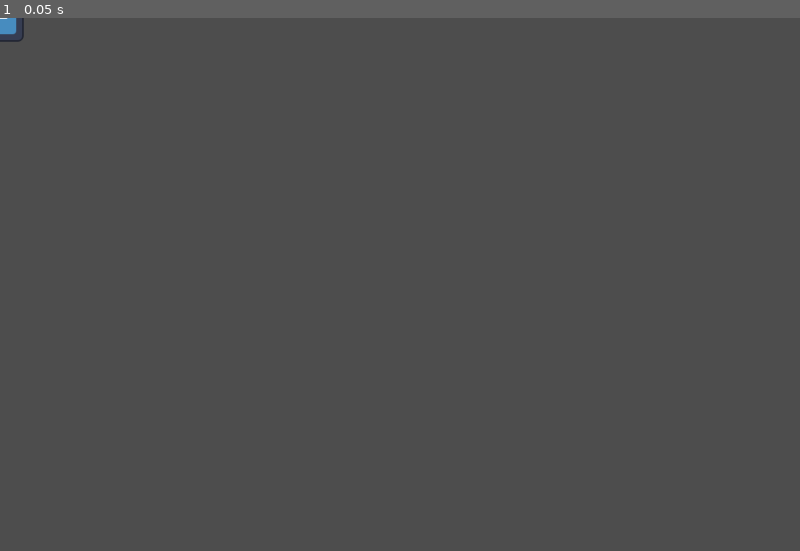
Above: before the commit, frame 1.
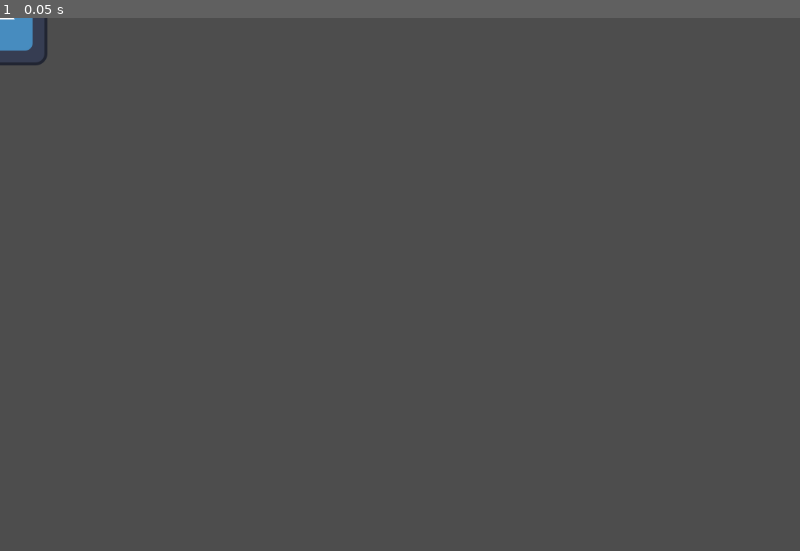
Above: after the commit, the same moment.

Repository: EamonnER/TerraWorlds
Game: Godot game, scene res://src/item/dropped_item.tscn
Same seed, same stepped clock (60 frames per second), same inputs: the game is played once before the commit and once after it. This scene is started directly instead of the project's main scene. The engine's default icon, where the game draws it, is replaced by a stand-in: a white triangle on a blue panel in a dark square.
Inputs:
- Up to frame 1 (0.05 s): no input

The runs differ from the first frame. In frame 1, 0.3% of the frame differs, in the area x 0-6%, y 0-9%.

Commit message:
Created and use stick item

Diff:
--- a/src/inventory/inventory_slot.gd
+++ b/src/inventory/inventory_slot.gd
@@ -2,6 +2,7 @@
 class_name InventorySlot
 
 @export var quantity: int = 0
+@export var item_name: String
 
 @onready var quantity_label: Label = $Quantity
 
@@ -13,8 +14,8 @@
 	var inventory_item = new_item.to_inventory_item()
 	add_child(inventory_item)
 	inventory_item.set_position(get_size()/2)
-	inventory_item.set_scale(Vector2(0.7, 0.7))
 	quantity = max(new_quantity, 0)
+	item_name = inventory_item.item.item_name
 	_update_label()
 
 func increment_quantity(amount: int) -> void:
@@ -48,6 +49,7 @@
 			remove_child(child)
 			child.queue_free()
 			quantity = 0
+	item_name = ""
 	_update_label()
 
 func pop_item() -> Item:
--- a/src/item/Item.tscn
+++ /dev/null
@@ -1,6 +0,0 @@
-[gd_scene load_steps=2 format=3 uid="uid://d2lfhddfhg0ep"]
-
-[ext_resource type="Script" path="res://src/item/item.gd" id="1_42yq3"]
-
-[node name="Item" type="Node"]
-script = ExtResource("1_42yq3")
--- a/src/item/dropped_item.tscn
+++ b/src/item/dropped_item.tscn
@@ -4,13 +4,12 @@
 [ext_resource type="Texture2D" uid="uid://oehadtam0o37" path="res://icon.svg" id="1_y5ebg"]
 
 [sub_resource type="RectangleShape2D" id="RectangleShape2D_y46e4"]
-size = Vector2(66, 66)
+size = Vector2(128, 128)
 
 [node name="DroppedItem" type="Node2D"]
 script = ExtResource("1_etopm")
 
 [node name="Sprite" type="Sprite2D" parent="."]
-scale = Vector2(0.5, 0.5)
 texture = ExtResource("1_y5ebg")
 
 [node name="PickupArea" type="Area2D" parent="."]
--- a/src/item/inventory_item.gd
+++ b/src/item/inventory_item.gd
@@ -2,4 +2,3 @@
 class_name InventoryItem
 
 var item: Item
-var stackable: bool = true
--- a/src/item/inventory_item.tscn
+++ b/src/item/inventory_item.tscn
@@ -4,6 +4,5 @@
 [ext_resource type="Script" path="res://src/item/inventory_item.gd" id="1_h6of8"]
 
 [node name="InventoryItem" type="Sprite2D"]
-self_modulate = Color(1, 0, 0, 1)
 texture = ExtResource("1_cu635")
 script = ExtResource("1_h6of8")
--- a/src/item/item.gd
+++ b/src/item/item.gd
@@ -2,7 +2,10 @@
 class_name Item
 
 var dropped_item_scene = preload("res://src/item/dropped_item.tscn")
+var dropped_item_sprite = preload("res://icon.svg")
+
 var inventory_item_scene = preload("res://src/item/inventory_item.tscn")
+var inventory_item_sprite = preload("res://icon.svg")
 
 var id: int = 0
 var item_name: String = "Item"
@@ -11,10 +14,14 @@
 func to_inventory_item() -> InventoryItem:
 	var inventory_item = inventory_item_scene.instantiate()
 	inventory_item.item = self
+	inventory_item.texture = inventory_item_sprite
 	return inventory_item
 
 func to_dropped_item() -> DroppedItem:
-
 	var dropped_item = dropped_item_scene.instantiate()
 	dropped_item.item = self
+	dropped_item.get_node("Sprite").texture = dropped_item_sprite
 	return dropped_item
+
+func _ready() -> void:
+	pass
--- /dev/null
+++ b/src/item/stick/stick.gd
@@ -0,0 +1,11 @@
+extends Item
+class_name StickItem
+
+func _init() -> void:
+	dropped_item_sprite = load("res://assets/items/stick.png")
+	inventory_item_sprite = load("res://assets/items/stick.png")
+	id = 1
+	item_name = "Stick"
+
+func _ready() -> void:
+	super._ready()
--- a/src/world/world.gd
+++ b/src/world/world.gd
@@ -3,7 +3,6 @@
 class_name World
 
 @onready var foreground: TileMapLayer = $Foreground
-@onready var item_scene = preload("res://src/item/item.tscn")
 
 const WORLD_SIZE: int = 600  # Total width / height of world (should be even)
 const MAP_SIZE: int = WORLD_SIZE * 4  # Total width / height of playable / explorable area
@@ -170,7 +169,7 @@
 		body.update_rotation()
 
 func spawn_item() -> void:
-	var item = item_scene.instantiate()
+	var item = StickItem.new()
 	var dropped_item = item.to_dropped_item()
 	add_child(dropped_item)
 	dropped_item.position = get_spawn_position() + Vector2i(40, 0)
Binary file added: assets/items/stick.png
Not shown, added: assets/items/stick.png.import
